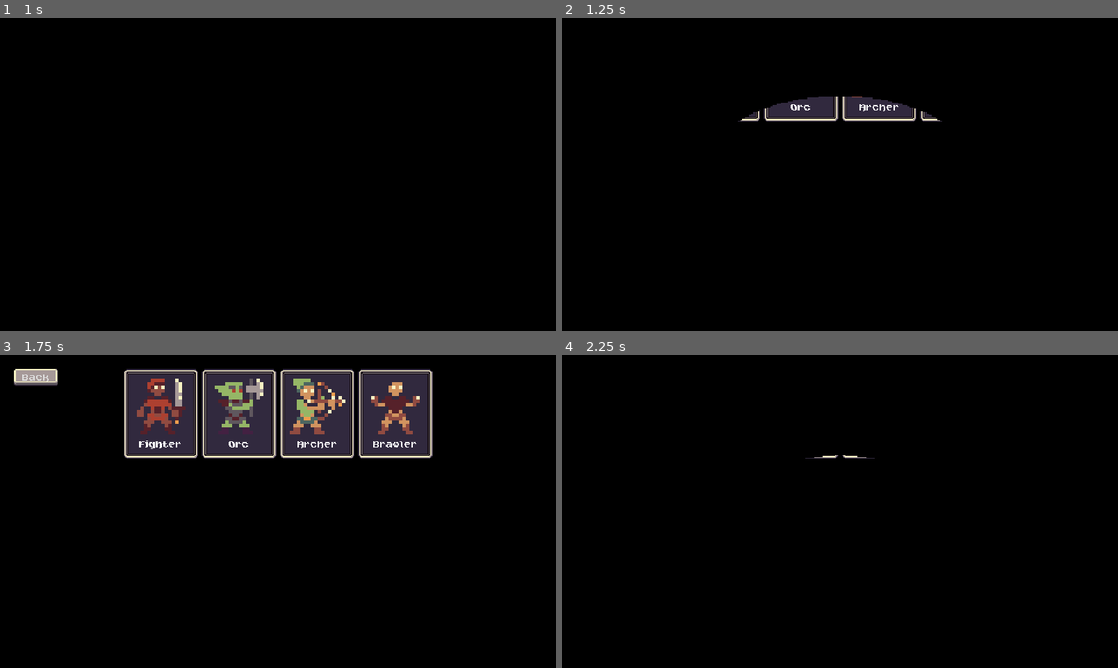
Above: before the commit, frames 1-4 (two rows, left to right).
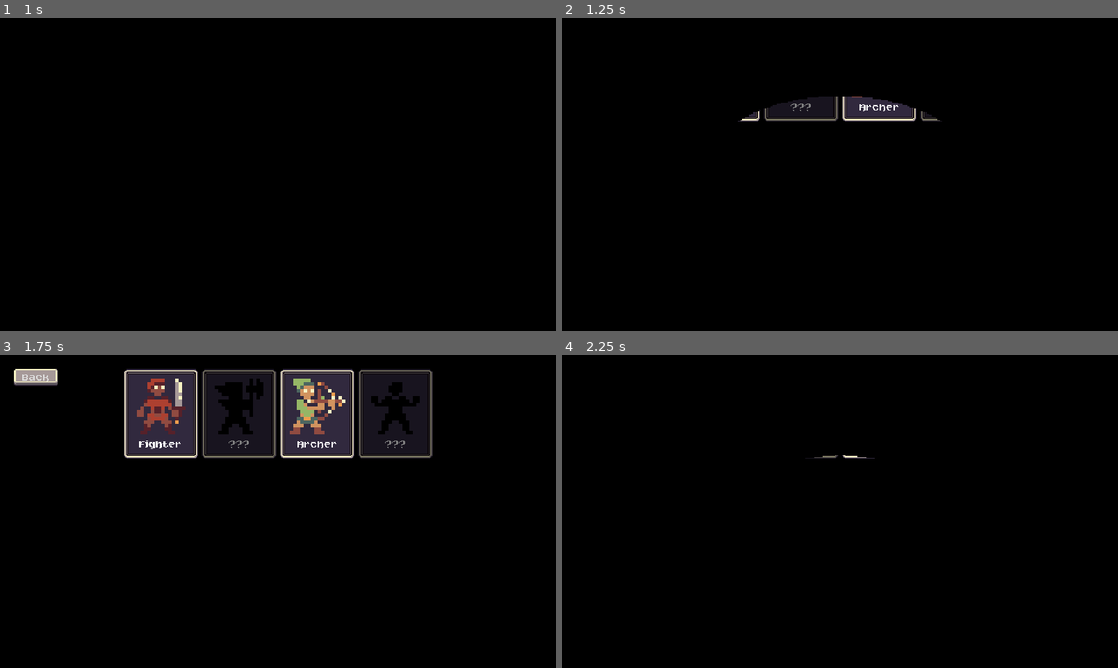
Above: after the commit, the same moments.

Repository: dweckerly/bullet-heaven
Game: Godot game, scene res://scenes/ui/main_menu.tscn
Two runs of this game, one before a commit and one after it. Both use one fixed random seed, a clock stepped at 60 frames per second and the inputs below.
Inputs (mouse positions are in pixels of both pictures, inside the frame that each line leads up to):
- Up to frame 1 (1 s): click "PLAY" at 0.5 s
- Up to frame 2 (1.25 s): no input
- Up to frame 3 (1.75 s): click "Back" at 1.25 s
- Up to frame 4 (2.25 s): tap Enter at 2 s; move the mouse to (723, 414) at 2.02 s; press the mouse at (723, 414) at 2.03 s; hold D (move_right) from 2.03 s (still down)

Frame 1 is identical in both runs. In frame 2, 0.9% of the frame differs, in the area x 36-69%, y 25-34%; in frame 3, 7.2%, in the area x 36-78%, y 4-34%; in frame 4, less than 0.1%.

Commit message:
locked characters

Diff:
--- a/scenes/autoload/meta_progression.gd
+++ b/scenes/autoload/meta_progression.gd
@@ -5,6 +5,20 @@
 var save_data: Dictionary = {
 	"gold": 0,
 	"meta_upgrade_currency": 0,
+	"characters": {
+		"archer": {
+			"locked": false
+		},
+		"brawler": {
+			"locked": true
+		},
+		"fighter": {
+			"locked": false
+		},
+		"orc": {
+			"locked": true
+		},
+	},
 	"meta_upgrades": {}
 }
 
--- a/scenes/ui/character_card.gd
+++ b/scenes/ui/character_card.gd
@@ -6,14 +6,21 @@
 @onready var character_sprite: TextureRect = %CharacterSprite
 @onready var name_label: Label = %NameLabel
 
+var locked: bool = true
 
 func _ready() -> void:
 	gui_input.connect(on_gui_input)
 
 
-func set_character(character: Character) -> void:
+func set_character(character: Character, _locked: bool) -> void:
+	locked = _locked
 	character_sprite.texture = character.sprite
 	name_label.text = character.display_name
+	if locked:
+		self.modulate = Color(0.5, 0.5, 0.5, 1.0)
+		character_sprite.modulate = Color(0.0, 0.0, 0.0, 1)
+		name_label.text = "???"
+
 
 
 func select_card() -> void:
@@ -22,7 +29,7 @@
 
 
 func on_gui_input(event: InputEvent) -> void:
-	#if disabled:
-		#return
+	if locked:
+		return
 	if event.is_action_pressed("left_click"):
 		select_card()
--- a/scenes/ui/character_select_screen.gd
+++ b/scenes/ui/character_select_screen.gd
@@ -11,7 +11,7 @@
 	for character in characters:
 		var character_card_instance = character_card_scene.instantiate() as CharacterCard
 		grid_container.add_child(character_card_instance)
-		character_card_instance.set_character(character)
+		character_card_instance.set_character(character, MetaProgression.save_data["characters"][character.id]["locked"])
 		character_card_instance.selected.connect(on_character_selected.bind(character))
 
 
